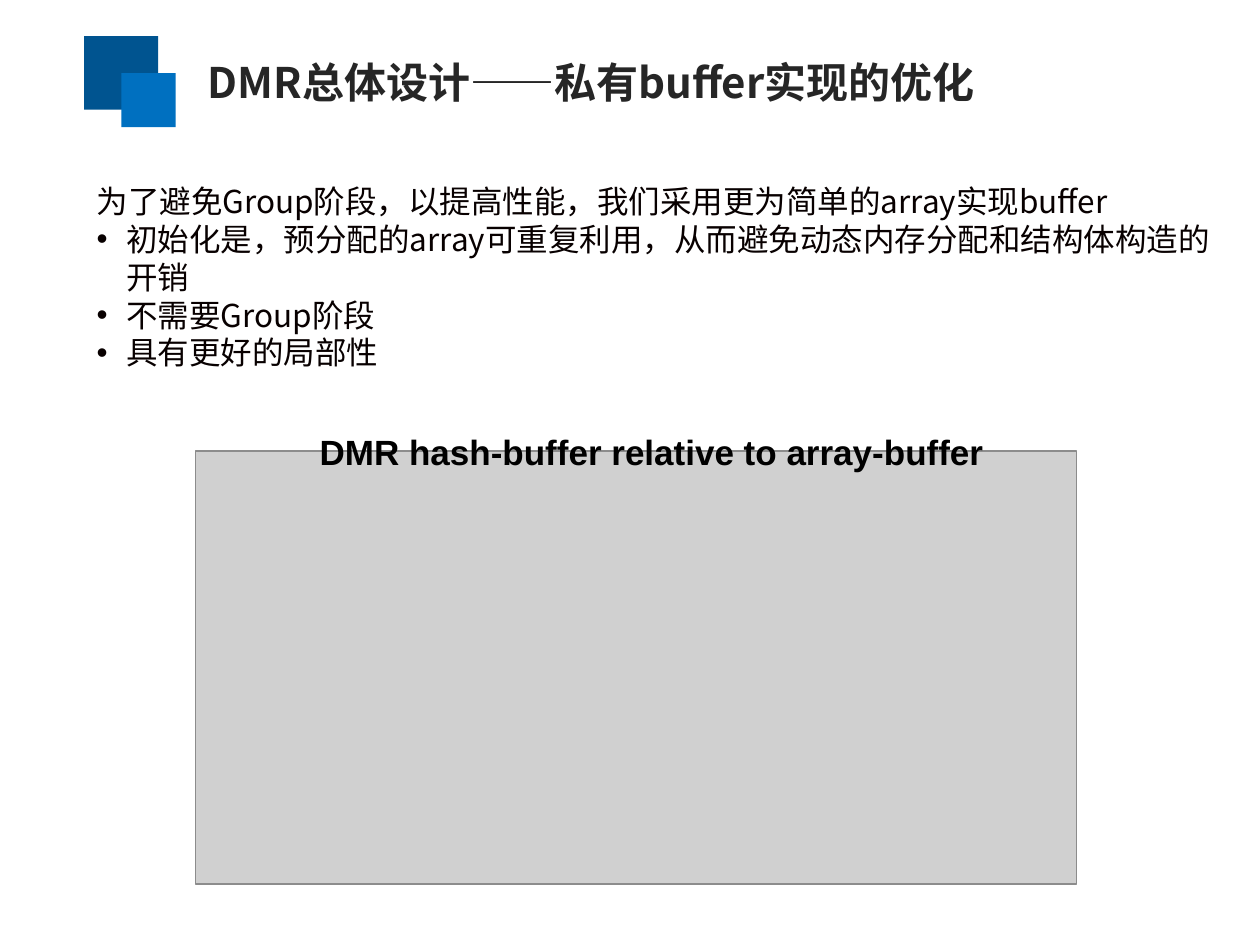
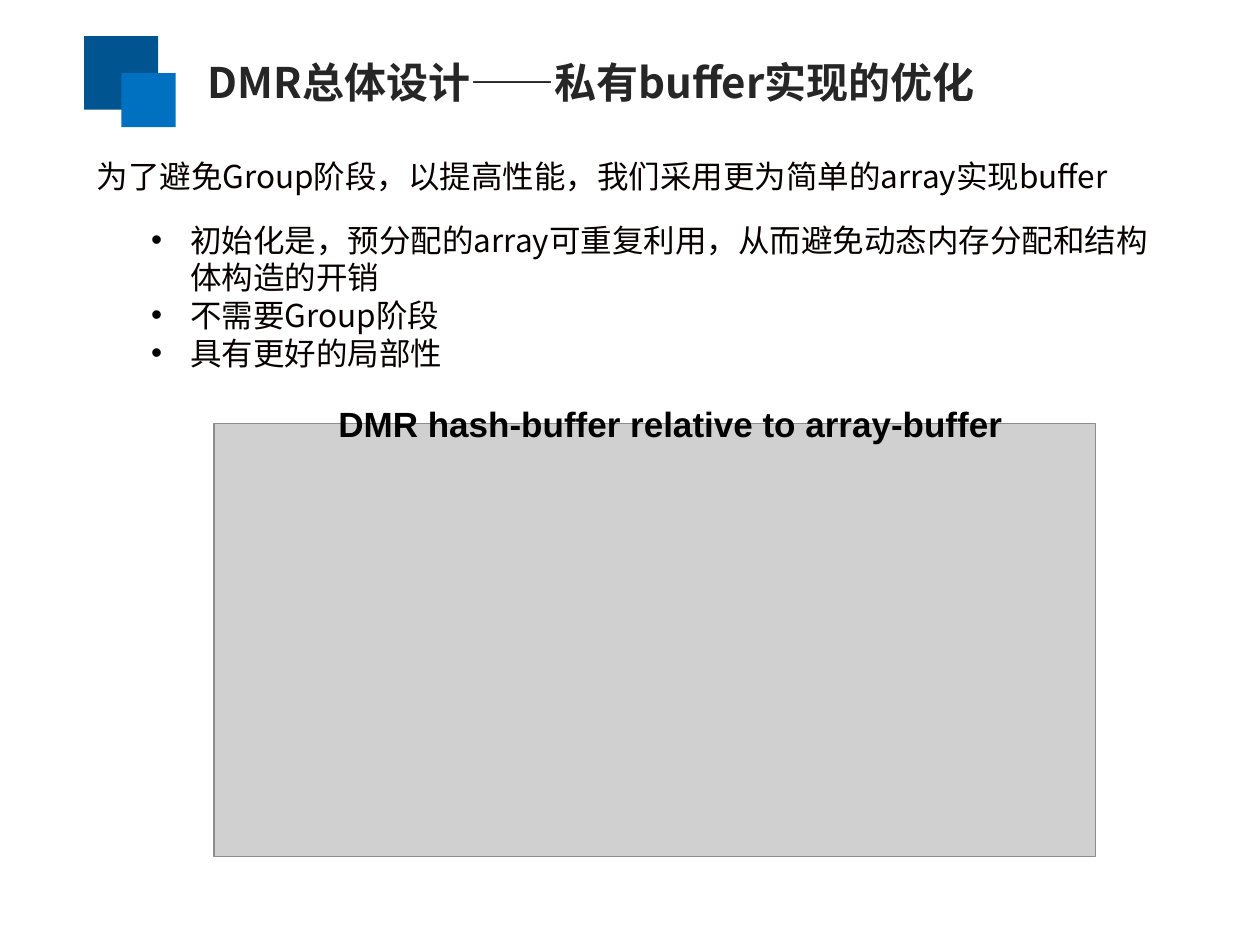
Before and after one commit to yufenyu/work, a slide deck: slide 12 of dmr_paper/paper/chinaSys-2016.ppt (slide 10 before the commit). Drawn at 1260x945 pixels with LibreOffice and Linux fonts; fonts in the diff are those of the drawing; grey boxes stand for pictures. Boxes give left, top, right and bottom in pixels: in the first picture for what was removed or moved away, otherwise in the second. Text is boxed around its words. In the diff, an @@ line names an element or a change of style, - is before the commit and + after.

```diff
--- a/dmr_paper/paper/chinaSys-2016.ppt
+++ b/dmr_paper/paper/chinaSys-2016.ppt
@@ text added at bbox=[97, 161, 1108, 196], 18 pt, text #080000 @@
+为了避免Group阶段，以提高性能，我们采用更为简单的array实现buffer
@@ text at bbox=[97, 186, 1108, 221]: paragraph removed @@
-为了避免Group阶段，以提高性能，我们采用更为简单的array实现buffer
@@ text "初始化是，预分配的array可重复利用，从而避免动态内存分配和结构体构造的开销": place and size @@
-text "初始化是，预分配的array可重复利用，从而避免动态内存分配和结构体构造的开销" at bbox=[97, 186, 1209, 367]
+text "初始化是，预分配的array可重复利用，从而避免动态内存分配和结构体构造的开销" at bbox=[190, 225, 1147, 368]
@@ text "初始化是，预分配的array可重复利用，从而避免动态内存分配和结构体构造的开销" at bbox=[190, 225, 1147, 368]: list level 1 to 2 in "初始化是，预分配的array可重复利用，从而避免动态内存分配和结构体构造的开销"; bullet colour #080000 to #000000; list level 1 to 2 in "不需要Group阶段"; list level 1 to 2 in "具有更好的局部性" @@
@@ text "DMR hash-buffer relative to array-buffer": place and size @@
-text "DMR hash-buffer relative to array-buffer" at bbox=[320, 437, 984, 472]
+text "DMR hash-buffer relative to array-buffer" at bbox=[338, 409, 1002, 444]
@@ picture: place and size @@
-picture at bbox=[195, 451, 1076, 885]
+picture at bbox=[214, 423, 1095, 857]
```
Also in this commit, not shown: 9 other slides changed, 4 slides added, 3 slides removed.
